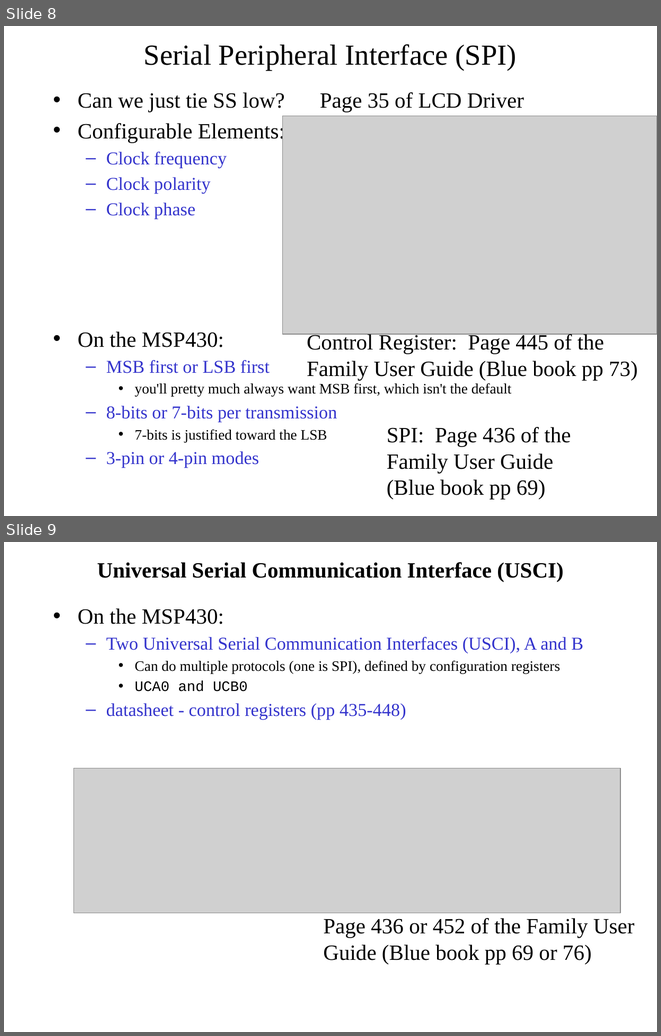
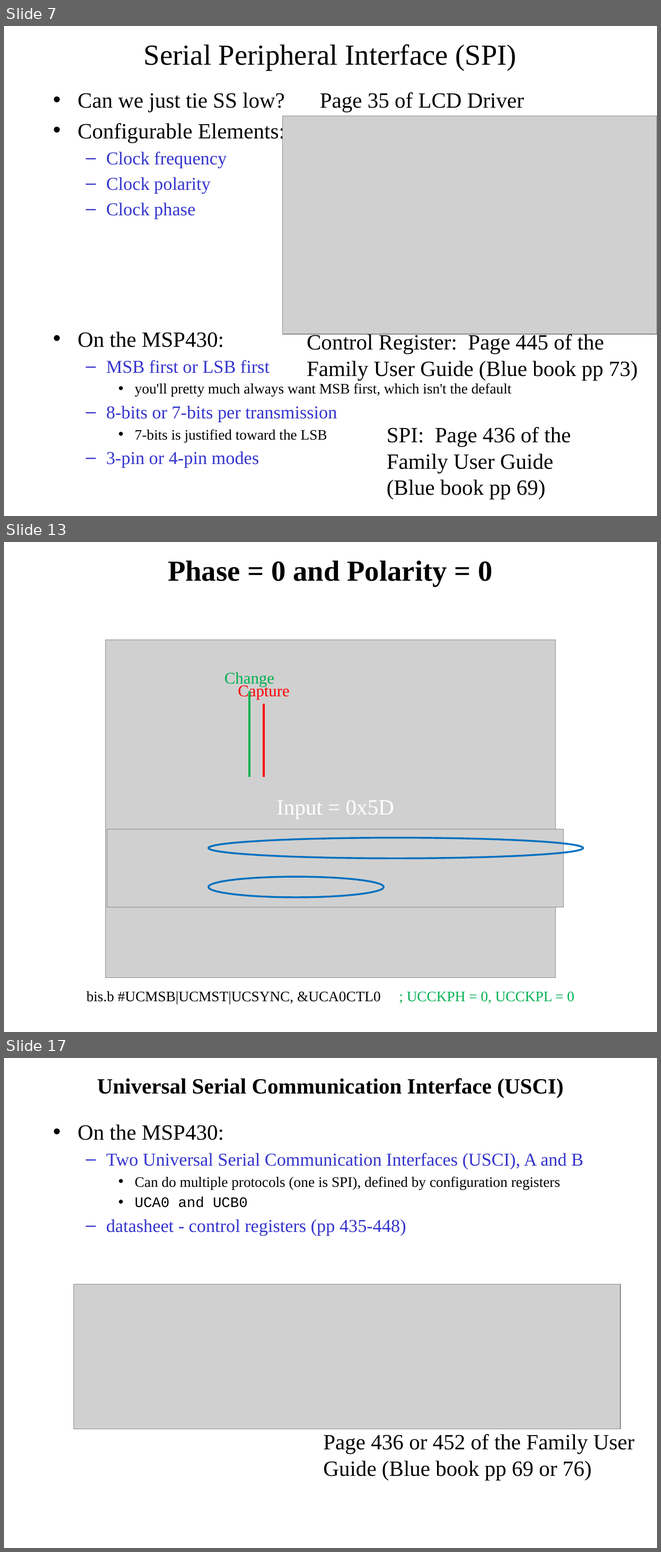
Before and after one commit to pw4rn3r/ECE382, a slide deck: notes/L15/Lsn15.pptx. Shown one above the other, each under a label of ours: slides 8 and 9 before the commit, slides 7, 13 and 17 after it; the slides between them are not shown. The pictures are 661x1036 and 661x1552 pixels, drawn with LibreOffice and Linux fonts; fonts in the diff are those of the drawing; grey boxes stand for pictures. Boxes give left, top, right and bottom in pixels: in the first picture for what was removed or moved away, otherwise in the second. Text is boxed around its words. In the diff, an @@ line names an element or a change of style, - is before the commit and + after.

```diff
--- a/notes/L15/Lsn15.pptx
+++ b/notes/L15/Lsn15.pptx
@@ slide 13 added at [4,542,657,1032], background #FFFFFF @@
@@ title added at [168,561,493,586], 32 pt, text #000000, bold @@
+Phase = 0 and Polarity = 0
@@ picture added at [106,640,556,978] @@
@@ text added at [224,672,274,687], 18 pt, text #00B050 @@
+Change
@@ text added at [238,684,289,699], 18 pt, text #FF0000 @@
+Capture
@@ line added from (249, 691) to (249, 777), #00B050 2 pt @@
@@ line added from (264, 703) to (264, 777), #FF0000 2 pt @@
@@ text added at [276,800,394,819], 24 pt, text #FFFFFF @@
+Input = 0x5D
@@ picture added at [107,829,564,906] @@
@@ ellipse added at [209,838,583,859], outline #0070C0 2 pt @@
@@ ellipse added at [209,876,383,897], outline #0070C0 2 pt @@
@@ text added at [87,991,574,1004], 16 pt, text #000000 @@
+bis.b #UCMSB|UCMST|UCSYNC, &UCA0CTL0 ; UCCKPH = 0, UCCKPL = 0
@@ what was slide 8 is now slide 7 @@
@@ what was slide 9 is now slide 17 @@
```
Also in this commit, not shown: 4 slides changed, 8 other slides added, 3 slides removed, 1 other file.
